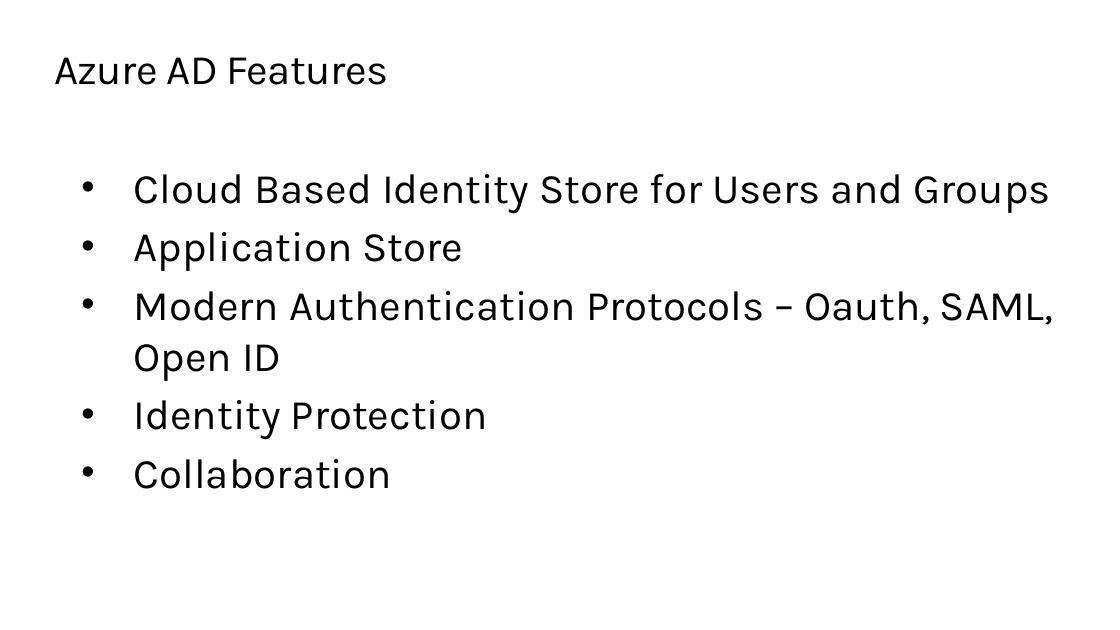
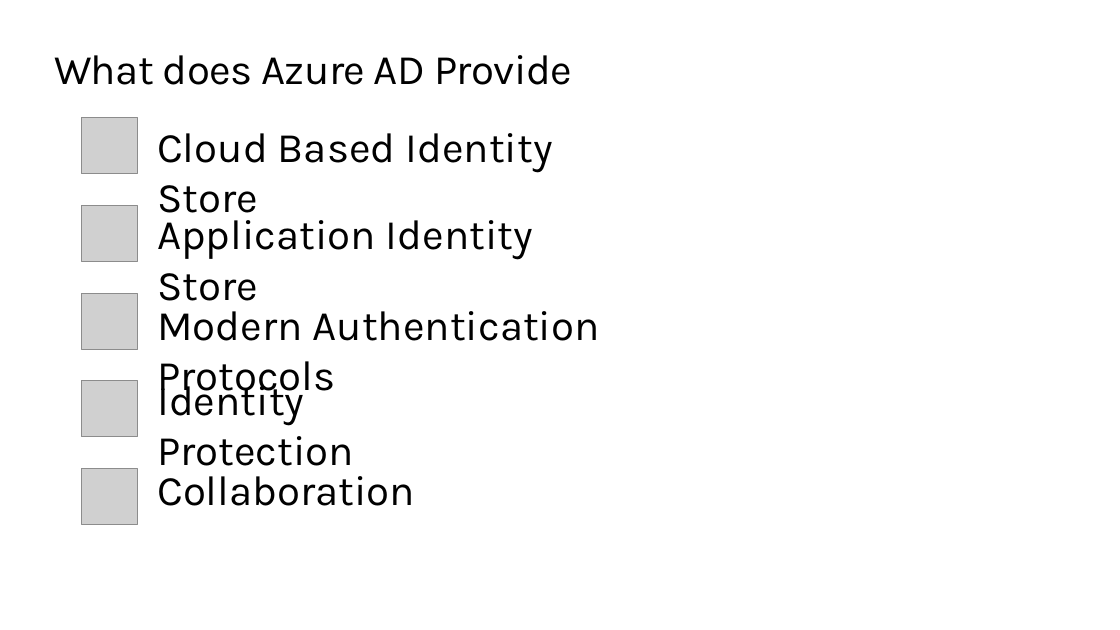
Before and after one commit to anantakjena/events, a slide deck: slide 5 of Ignite the Tour 2020 London/AzureAdisnotAd/AzureADisnotAD.pptx. Drawn at 1120x630 pixels with LibreOffice and Linux fonts; fonts in the diff are those of the drawing; grey boxes stand for pictures; background and template pictures are left out. Boxes give left, top, right and bottom in pixels: in the first picture for what was removed or moved away, otherwise in the second. Text is boxed around its words. In the diff, an @@ line names an element or a change of style, - is before the commit and + after.

```diff
--- a/Ignite the Tour 2020 London/AzureAdisnotAd/AzureADisnotAD.pptx
+++ b/Ignite the Tour 2020 London/AzureAdisnotAd/AzureADisnotAD.pptx
@@ title at box(54, 55, 572, 85): text changed @@
-Azure AD Features
+What does Azure AD Provide
@@ picture added at box(82, 118, 138, 174) @@
@@ text added at box(157, 133, 553, 224), 36 pt, text #000000 @@
+Cloud Based Identity Store
@@ text at box(134, 174, 1053, 440): paragraphs removed @@
-• Cloud Based Identity Store for Users and Groups
-• Application Store
-• Modern Authentication Protocols – Oauth, SAML, Open ID
-• Identity Protection
@@ picture added at box(82, 206, 138, 262) @@
@@ text added at box(157, 211, 533, 301), 36 pt, text #000000 @@
+Application Identity Store
@@ picture added at box(82, 293, 138, 350) @@
@@ text added at box(157, 311, 600, 401), 36 pt, text #000000 @@
+Modern Authentication Protocols
@@ picture added at box(82, 381, 138, 437) @@
@@ text added at box(157, 377, 354, 466), 36 pt, text #000000 @@
+Identity Protection
@@ picture added at box(82, 468, 138, 524) @@
@@ text "Collaboration": place and size @@
-text "Collaboration" at box(134, 174, 1053, 489)
+text "Collaboration" at box(157, 476, 415, 506)
@@ text "Collaboration" at box(157, 476, 415, 506): bullet • to none @@
```
Also in this commit, not shown: 5 other slides changed, 3 slides added, 1 slide removed, 1 other file.
